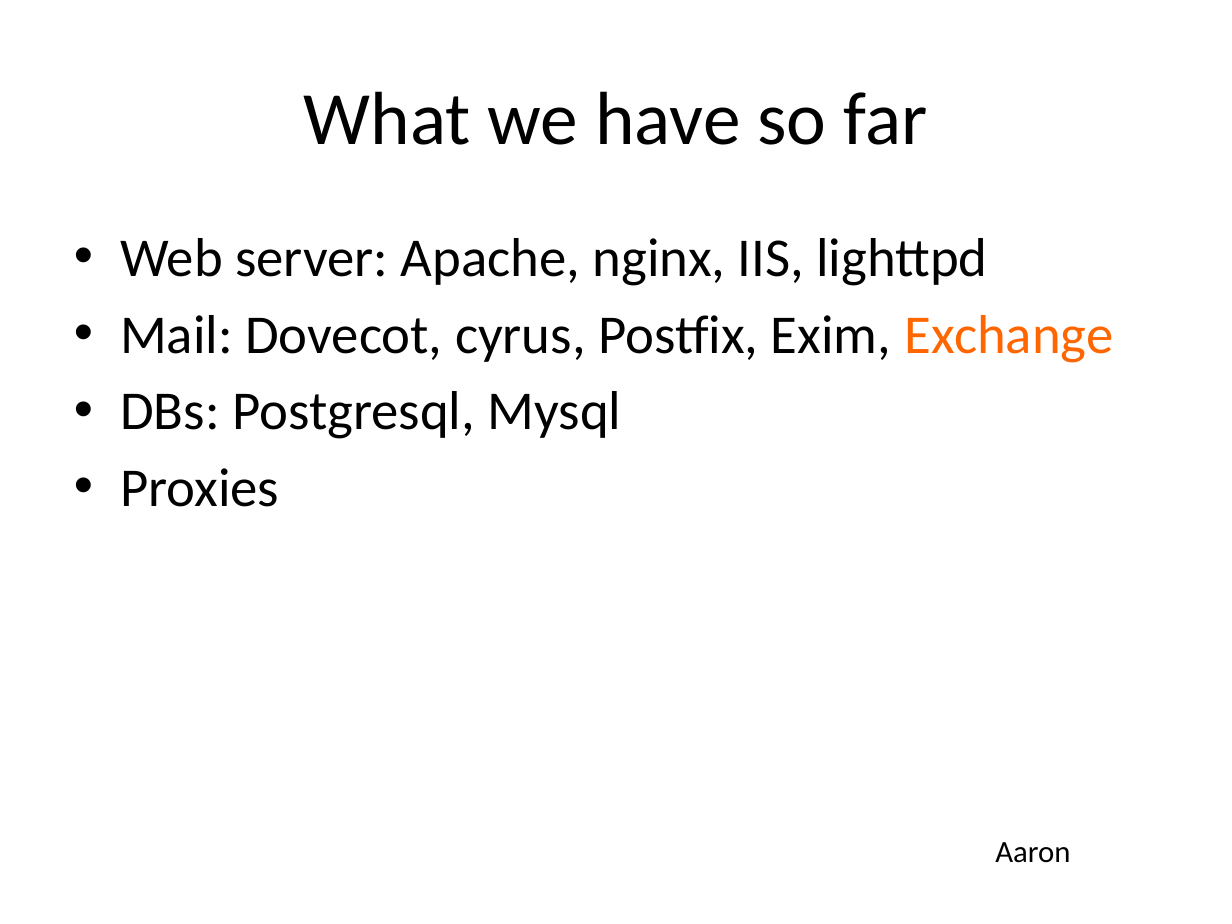
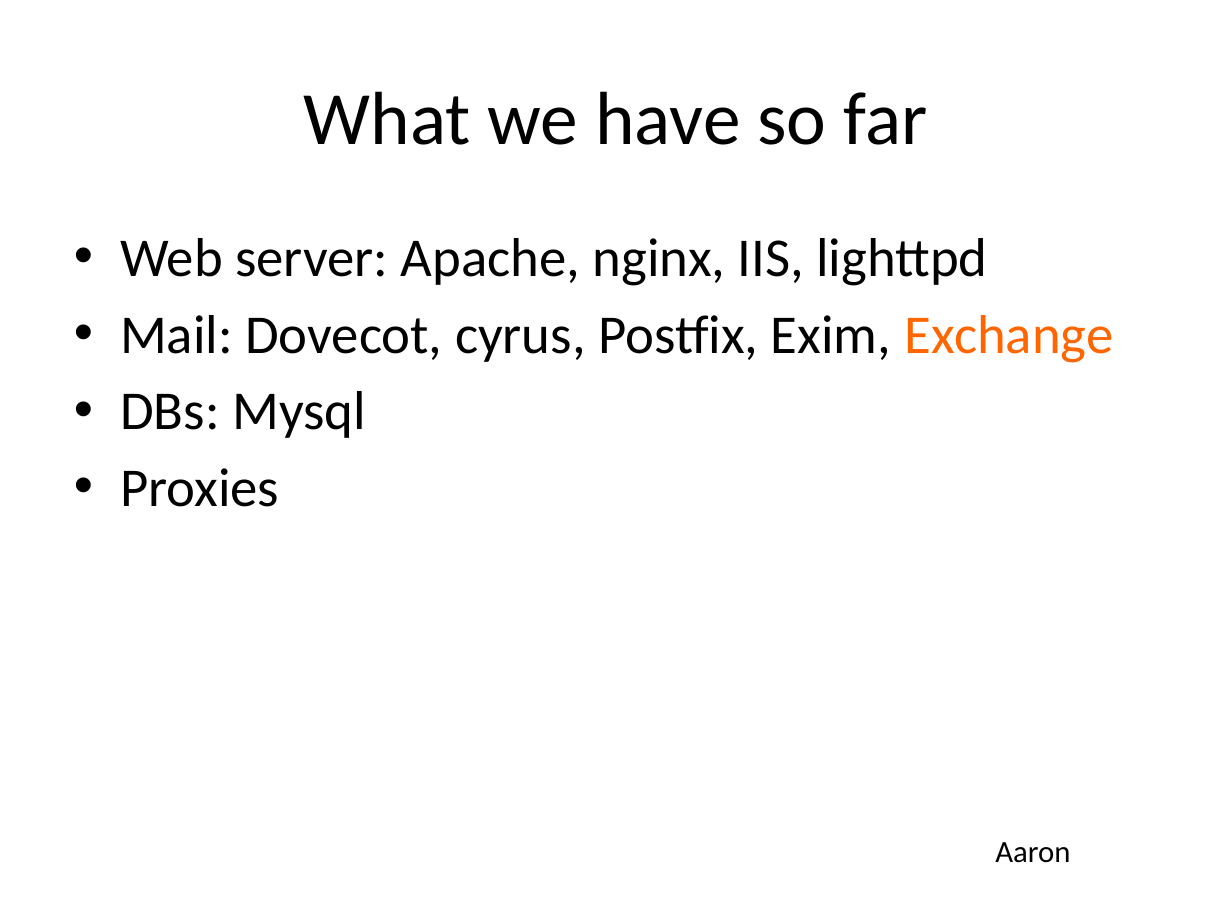
Before and after one commit to BetterCrypto/Applied-Crypto-Hardening, a slide deck: slide 29 of presentations/20131122-Deepsec-ACH project.pptx. Drawn at 1232x924 pixels with LibreOffice and Linux fonts; fonts in the diff are those of the drawing. Boxes give left, top, right and bottom in pixels: in the first picture for what was removed or moved away, otherwise in the second. Text is boxed around its words. In the diff, an @@ line names an element or a change of style, - is before the commit and + after.

```diff
--- a/presentations/20131122-Deepsec-ACH project.pptx
+++ b/presentations/20131122-Deepsec-ACH project.pptx
@@ text at [120,391,366,438]: text changed @@
-• DBs: Postgresql, Mysql
+• DBs: Mysql
```
Also in this commit, not shown: 5 other slides changed.
